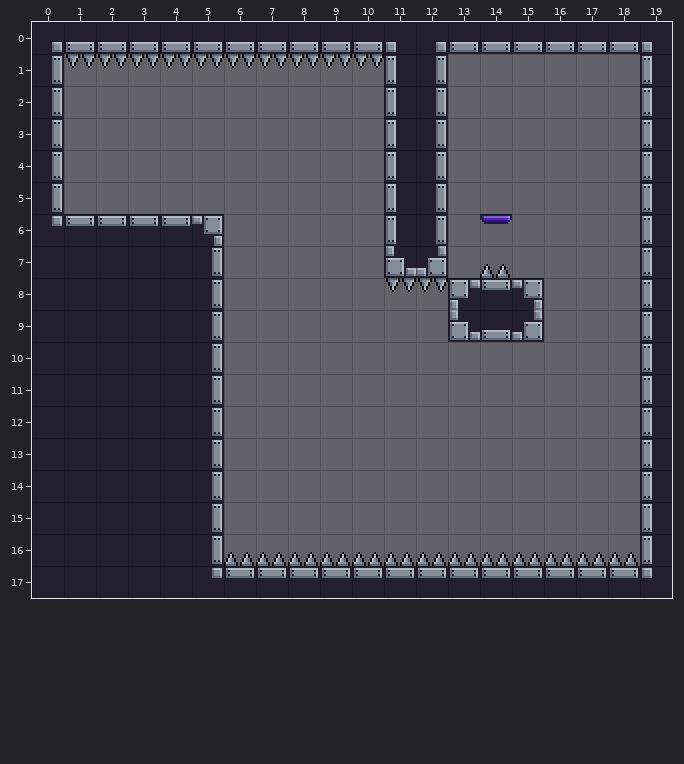
Two states of a Tiled map, assets_source/maps/level02.tmx. The first picture shows the starting point.
Cells are 16x16 px. Shown: x 0..19, y 0..17.
After the commit:
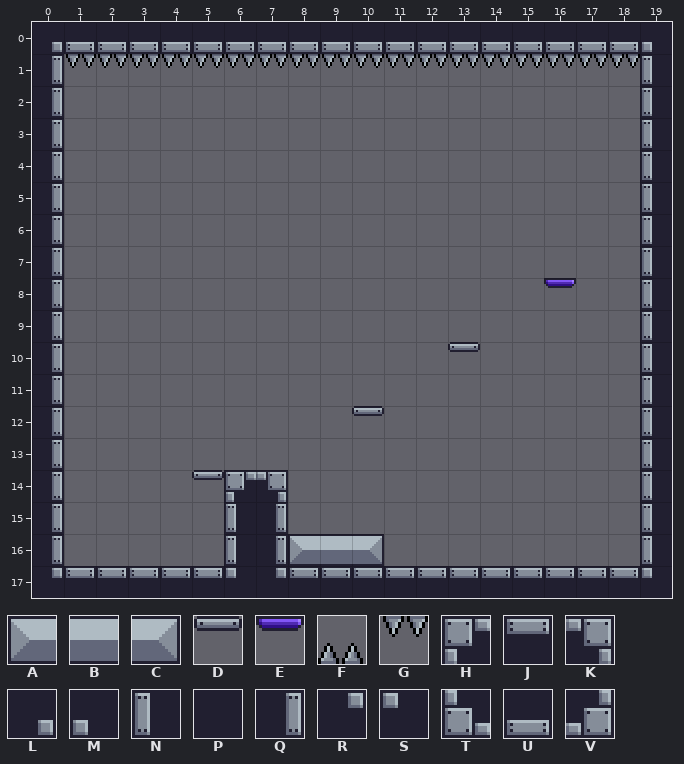
Key: from "main_tileset": A 0, B 1, C 2, D 34, E 35, F 36, G 36 turned 180, H 180, J 181, K 182, L 183, M 184, N 210, P 211, Q 212, R 213, S 214, T 240, U 241, V 242.
_ is an empty cell.
The exact change:
Layer "Tile Layer 1":
Tile F becomes tile A in row 16 at x 8.
Tile F becomes tile B in row 16 at x 9.
Tile F becomes tile C in row 16 at x 10.
Tile Q becomes tile D in row 14 at x 5.
The author put tile D in row 10 at x 13; in row 12 at x 10.
The author put tile E in row 8 at x 16.
Tile N becomes tile G in row 1 at x 11.
Tile Q becomes tile G in row 1 at x 12.
The author put tile G in row 1 at x 13 to 18.
The author put tile H in row 14 at x 6.
Tile P becomes tile J in row 17 at x 1 to 4.
Tile R becomes tile J in row 17 at x 5.
The author put tile K in row 14 at x 7.
Tile F becomes tile N in row 16 at x 6.
The author put tile N in row 15 at x 6.
Tile F becomes tile Q in row 16 at x 7.
Tile P becomes tile Q in rows 7 to 16 at x 0.
Tile R becomes tile Q in row 6 at x 0.
The author put tile Q in row 15 at x 7.
Tile J becomes tile R in row 17 at x 7.
Tile P becomes tile R in row 17 at x 0.
Tile J becomes tile S in row 17 at x 6.
Tile L becomes tile U in row 0 at x 12.
Tile M becomes tile U in row 0 at x 11.
The author cleared tile E in row 6 at x 14.
The author cleared tile F in row 7 at x 14; in row 16 at x 11 to 18.
The author cleared tile G in row 8 at x 11 to 12.
The author cleared tile H in row 8 at x 13.
The author cleared tile J in row 6 at x 1 to 4; in row 8 at x 14.
The author cleared tile K in row 6 at x 5; in row 8 at x 15.
The author cleared tile N in rows 2 to 6 at x 11.
The author cleared tile P in rows 7 to 16 at x 1 to 4.
The author cleared tile Q in rows 2 to 6 at x 12; in rows 7 to 13 at x 5; in rows 15 to 16 at x 5.
The author cleared tile T in row 7 at x 11; in row 9 at x 13.
The author cleared tile U in row 9 at x 14.
The author cleared tile V in row 7 at x 12; in row 9 at x 15.
